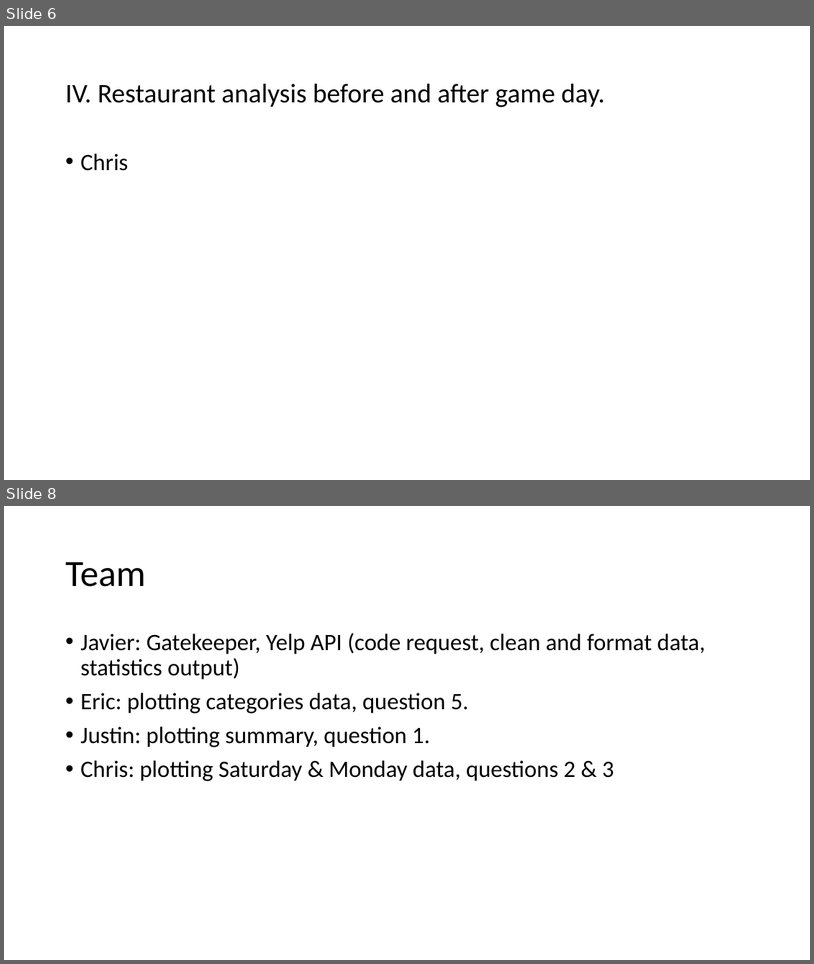
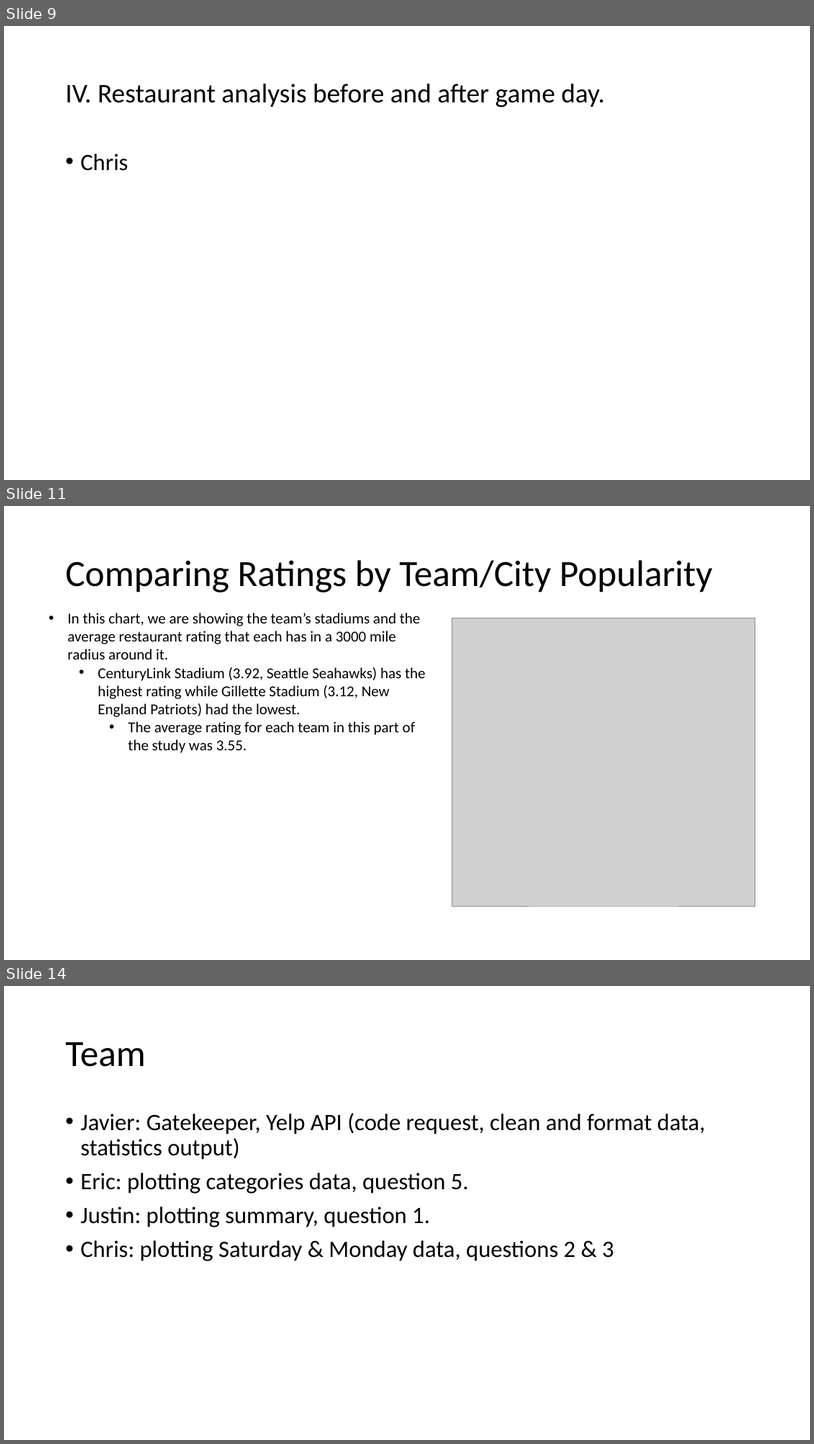
Before and after one commit to jjying89/Yelp-Restaurants-Analysis, a slide deck: Presentation/Team_4-Restaurant_Density_Analysis..pptx. Shown one above the other, each under a label of ours: slides 6 and 8 before the commit, slides 9, 11 and 14 after it; the slides between them are not shown. The pictures are 814x964 and 814x1444 pixels, drawn with LibreOffice and Linux fonts; fonts in the diff are those of the drawing; grey boxes stand for pictures. Boxes give left, top, right and bottom in pixels: in the first picture for what was removed or moved away, otherwise in the second. Text is boxed around its words. In the diff, an @@ line names an element or a change of style, - is before the commit and + after.

```diff
--- a/Presentation/Team_4-Restaurant_Density_Analysis..pptx
+++ b/Presentation/Team_4-Restaurant_Density_Analysis..pptx
@@ slide 11 added at box(4, 506, 810, 960), background #FFFFFF @@
@@ title added at box(65, 560, 713, 592), 44 pt, text #000000 @@
+Comparing Ratings by Team/City Popularity
@@ text added at box(67, 613, 425, 753), 18 pt, text #000000 @@
+• In this chart, we are showing the team’s stadiums and the average restaurant rating that each has in a 3000 mile radius around it.
+  • CenturyLink Stadium (3.92, Seattle Seahawks) has the highest rating while Gillette Stadium (3.12, New England Patriots) had the lowest.
+    • The average rating for each team in this part of the study was 3.55.
@@ picture added at box(453, 618, 756, 906) @@
@@ what was slide 6 is now slide 9 @@
@@ what was slide 8 is now slide 14 @@
```
Also in this commit, not shown: 2 slides changed, 6 other slides added, 1 slide removed, 1 other file.
